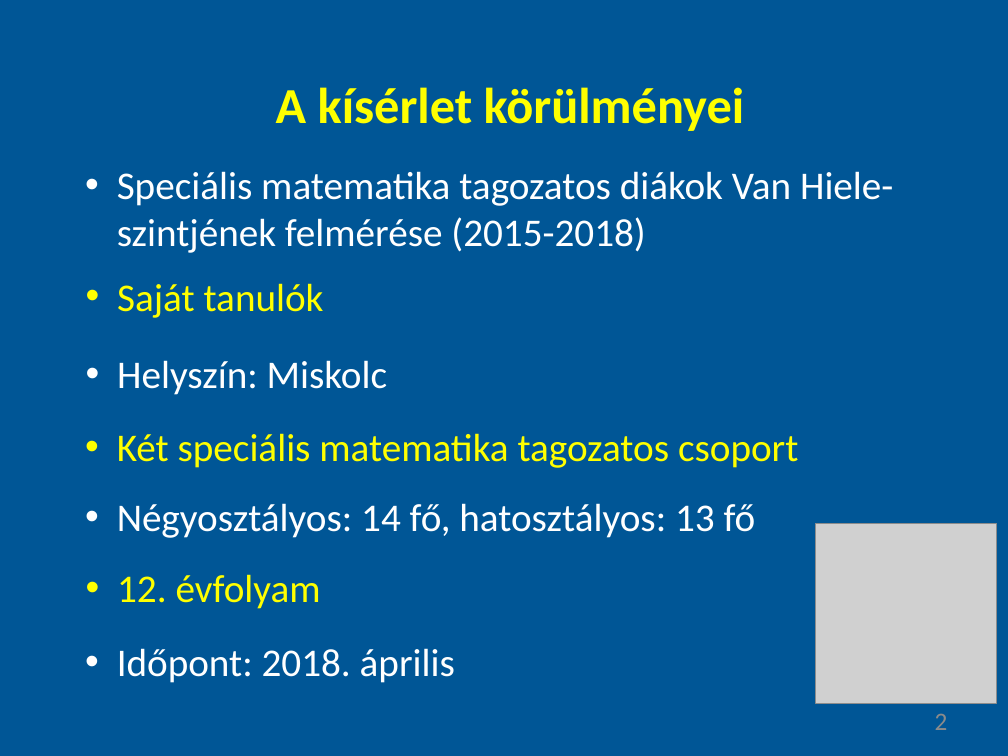
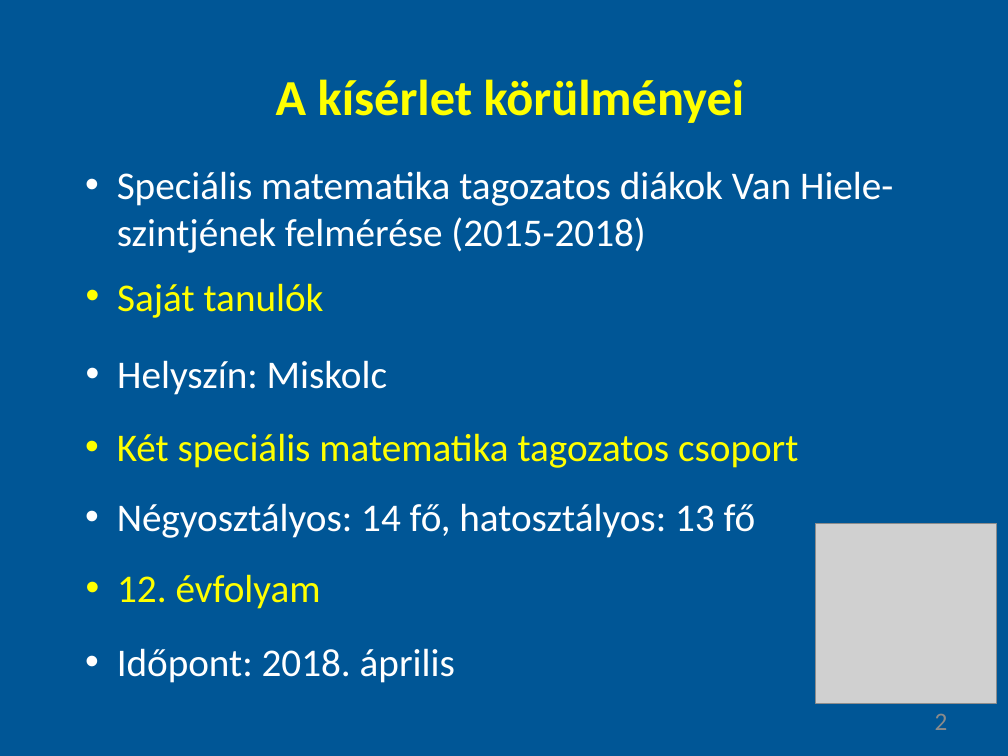
Before and after one commit to gyoryakos/presentations, a slide deck: slide 4 of nodejs.pptx (slide 3 before the commit). Drawn at 1008x756 pixels with LibreOffice and Linux fonts; fonts in the diff are those of the drawing; grey boxes stand for pictures. Boxes give left, top, right and bottom in pixels: in the first picture for what was removed or moved away, otherwise in the second. Text is boxed around its words. In the diff, an @@ line names an element or a change of style, - is before the commit and + after.

Commit message:
add slide 3

```diff
--- a/nodejs.pptx
+++ b/nodejs.pptx
@@ text "A kísérlet körülményei": place and size @@
-text "A kísérlet körülményei" at bbox=[276, 87, 745, 131]
+text "A kísérlet körülményei" at bbox=[276, 79, 745, 123]
```
Also in this commit, not shown: 1 other slide changed, 1 slide added.
